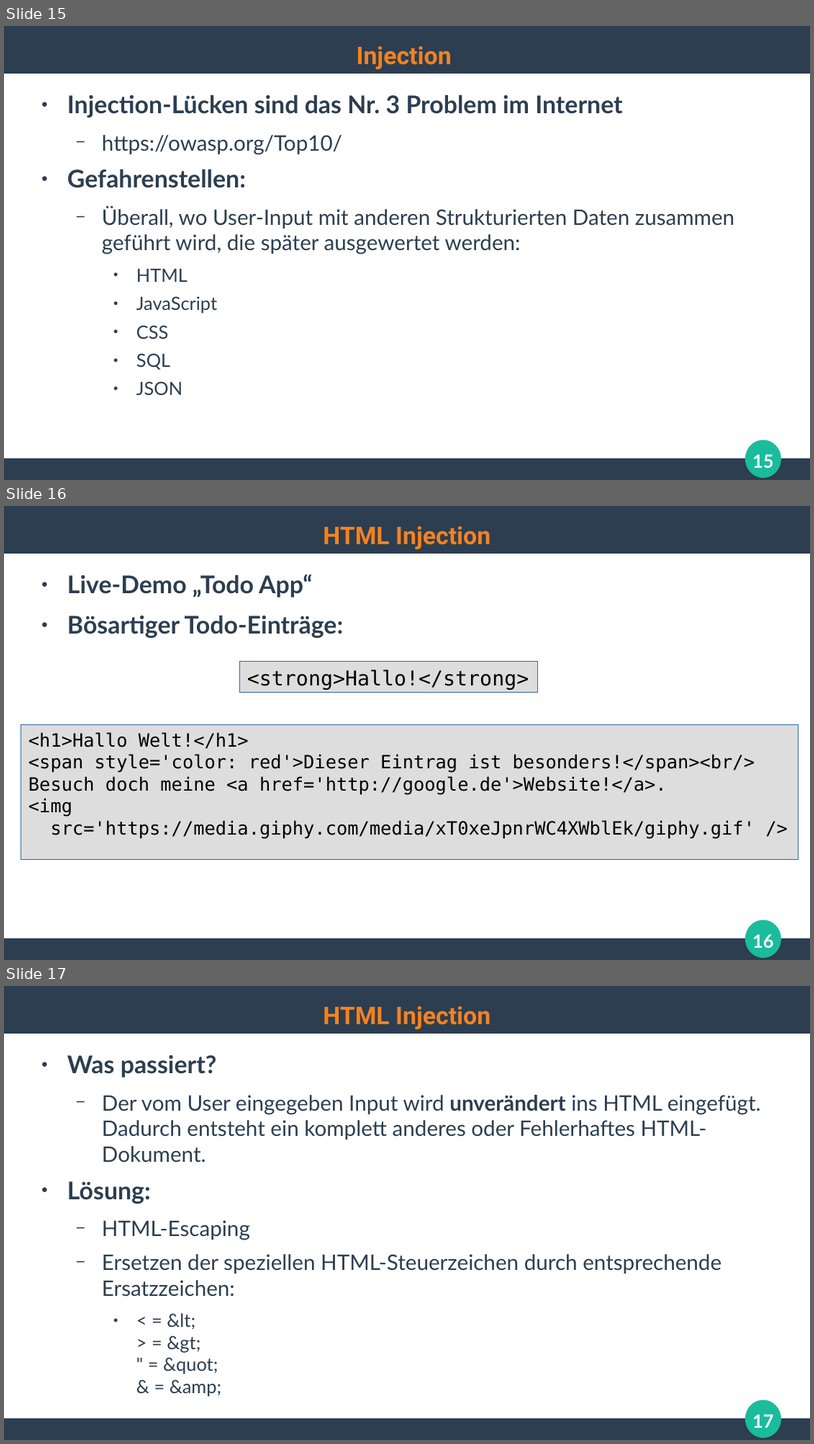
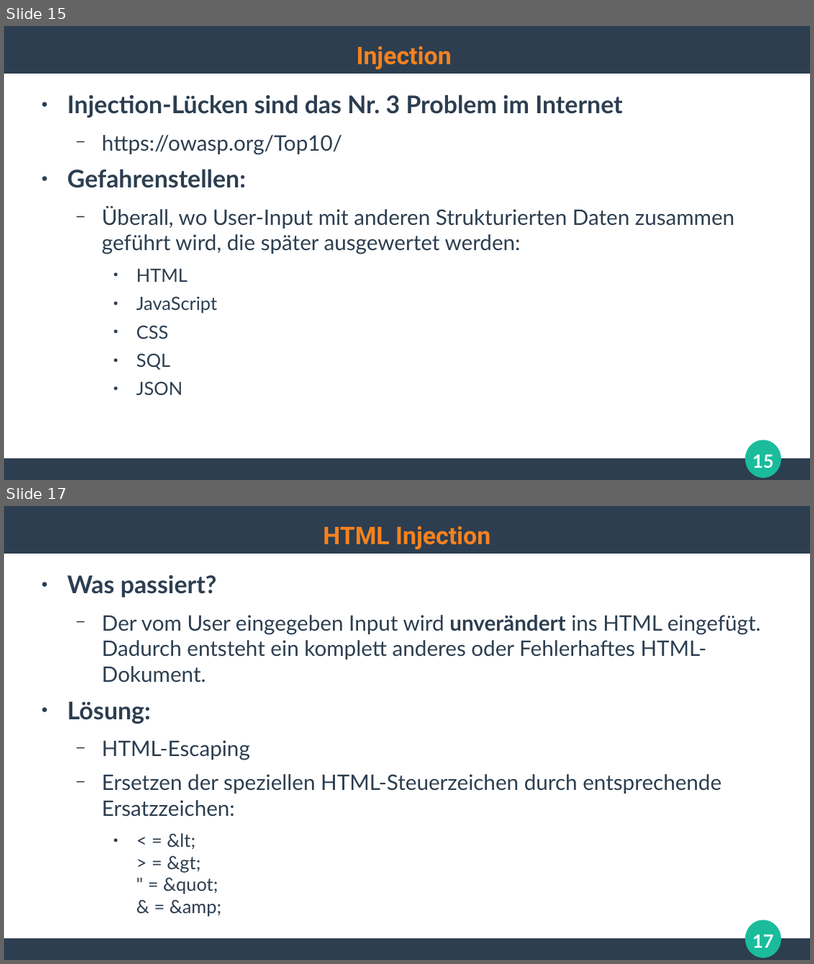
Before and after one commit to ghandmann/HS-AlbSig-WebAnwendungen2, a slide deck: Kapitel/06_WebSecurity.odp. Shown one above the other, each under a label of ours: slides 15, 16 and 17 before the commit, slides 15 and 17 after it; the slides between them are not shown. The pictures are 814x1444 and 814x964 pixels, drawn with LibreOffice and Linux fonts; fonts in the diff are those of the drawing. Boxes give left, top, right and bottom in pixels: in the first picture for what was removed or moved away, otherwise in the second. Text is boxed around its words. In the diff, an @@ line names an element or a change of style, - is before the commit and + after.

```diff
--- a/Kapitel/06_WebSecurity.odp
+++ b/Kapitel/06_WebSecurity.odp
@@ slide 16 removed at <box>4,506,810,960</box>, background #FFFFFF; not listed: 3 template elements that a slide beside it also shows @@
@@ title removed at <box>323,526,491,549</box> @@
-HTML Injection
@@ text removed at <box>67,574,343,638</box> @@
-● Live-Demo „Todo App“
-● Bösartiger Todo-Einträge:
@@ rectangle removed at <box>240,662,538,692</box> @@
-<strong>Hallo!</strong>
@@ rectangle removed at <box>21,725,800,860</box> @@
-<h1>Hallo Welt!</h1>
-<span style='color: red'>Dieser Eintrag ist besonders!</span><br/>
-Besuch doch meine <a href='http://google.de'>Website!</a>.
-<img
-src='https://media.giphy.com/media/xT0xeJpnrWC4XWblEk/giphy.gif' />
@@ page number removed at <box>753,934,774,947</box> @@
-16
```
Also in this commit, not shown: 1 slide changed, 8 slides added.
